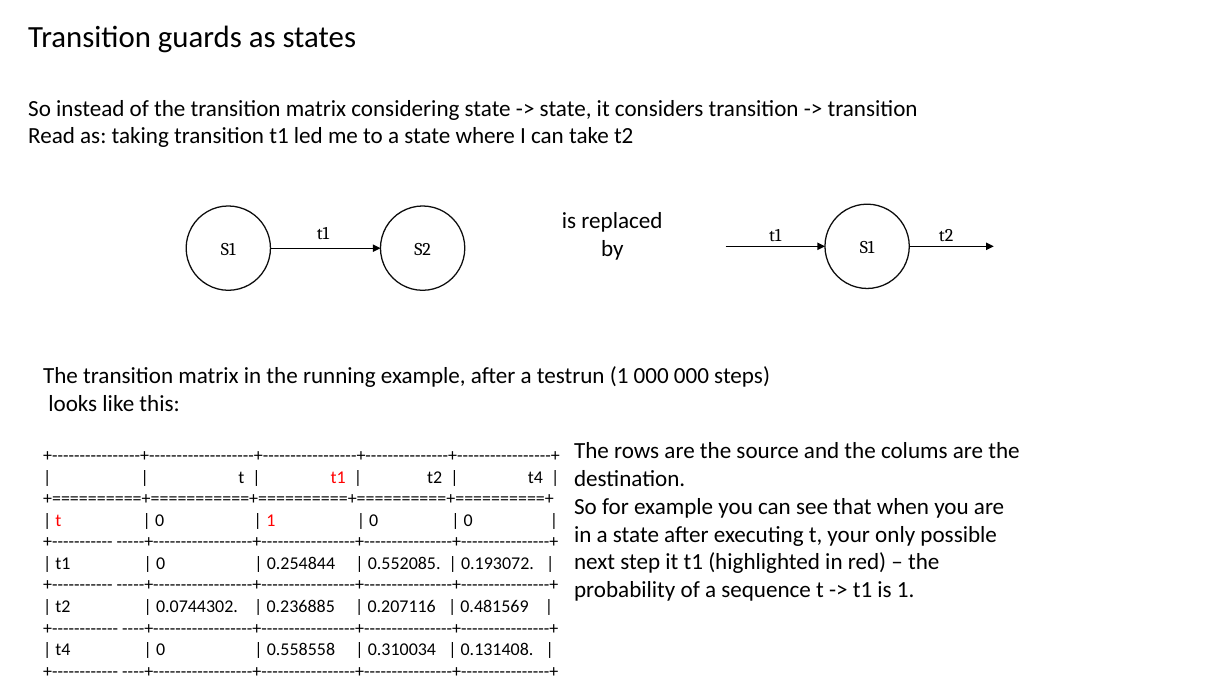
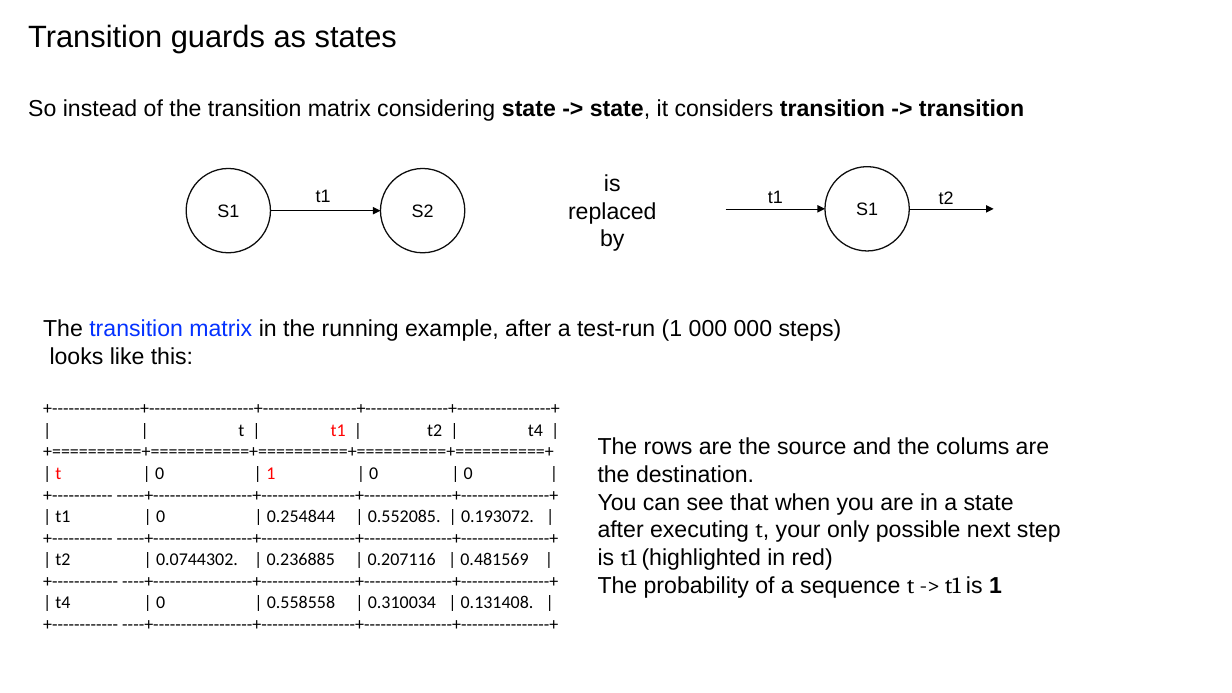
Before and after one commit to cubicle-model-checker/cubicle, a slide deck: slide 19 of mcmc_method.pptx (slide 7 before the commit). Drawn at 1232x693 pixels with LibreOffice and Linux fonts; fonts in the diff are those of the drawing. Boxes give left, top, right and bottom in pixels: in the first picture for what was removed or moved away, otherwise in the second. Text is boxed around its words. In the diff, an @@ line names an element or a change of style, - is before the commit and + after.

```diff
--- a/mcmc_method.pptx
+++ b/mcmc_method.pptx
@@ text "Transition guards as states" at [28, 24, 397, 53]: font Calibri to Arial @@
@@ text "So instead of the transition ..." at [28, 99, 1024, 121]: font Calibri to Arial; bold on in "state -> state, transition -> transition" @@
@@ text at [28, 127, 633, 147]: paragraph removed @@
-Read as: taking transition t1 led me to a state where I can take t2
@@ text "is replaced by" at [568, 174, 657, 251]: font Calibri to Arial @@
@@ text "is replaced by": place and size @@
-text "is replaced by" at [562, 212, 662, 260]
+text "is replaced by" at [568, 174, 657, 251]
@@ font Cambria to Arial in 6 elements at [939, 191, 954, 204], [217, 204, 239, 217], [316, 189, 331, 202], [412, 204, 434, 217], [856, 202, 878, 215], [768, 190, 783, 203] @@
@@ 5 texts, 3 ellipses, 3 arrows: place and size @@
-5 texts, 3 ellipses, 3 arrows at [186, 204, 994, 290]
+5 texts, 3 ellipses, 3 arrows at [186, 166, 994, 252]
@@ text "t2": place and size @@
-text "t2" at [939, 229, 953, 242]
+text "t2" at [939, 191, 954, 204]
@@ text "The transition matrix in the ...": place and size @@
-text "The transition matrix in the ..." at [43, 366, 770, 655]
+text "The transition matrix in the ..." at [43, 319, 842, 608]
@@ text at [43, 319, 842, 341]: text changed; font Calibri to Arial @@
-The transition matrix in the running example, after a testrun (1 000 000 steps)
+The transition matrix in the running example, after a test-run (1 000 000 steps)
@@ text at [50, 347, 193, 365]: font Calibri to Arial in "looks like this:" @@
@@ text "The rows are the source ...": place and size @@
-text "The rows are the source ..." at [574, 442, 1019, 601]
+text "The rows are the source ..." at [598, 437, 1061, 598]
@@ text at [598, 437, 1049, 483]: font Calibri to Arial in "The rows are the source and the ..." @@
@@ text at [598, 493, 1061, 598]: text changed; font Calibri to Arial @@
-So for example you can see that when you are in a state after executing t, your only possible next step it t1 (highlighted in red) – the probability of a sequence t -> t1 is 1.
+You can see that when you are in a state after executing t, your only possible next step is t1 (highlighted in red)
+The probability of a sequence t -> t1 is 1
```
Also in this commit, not shown: 8 other slides changed, 15 slides added, 3 slides removed.
